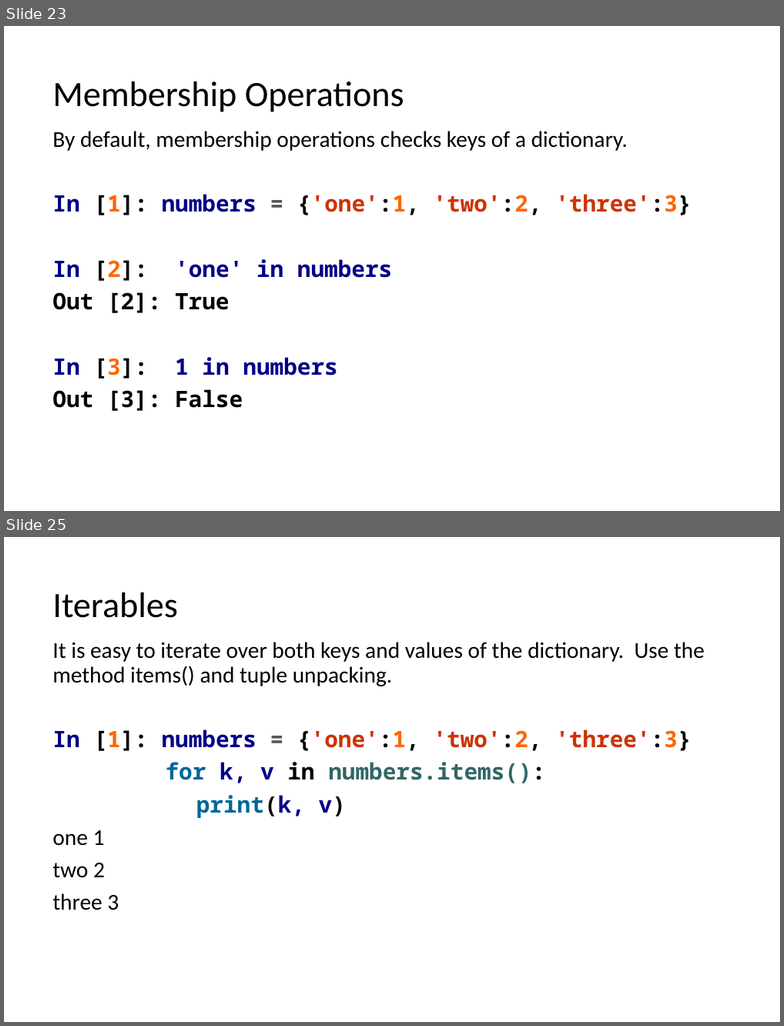
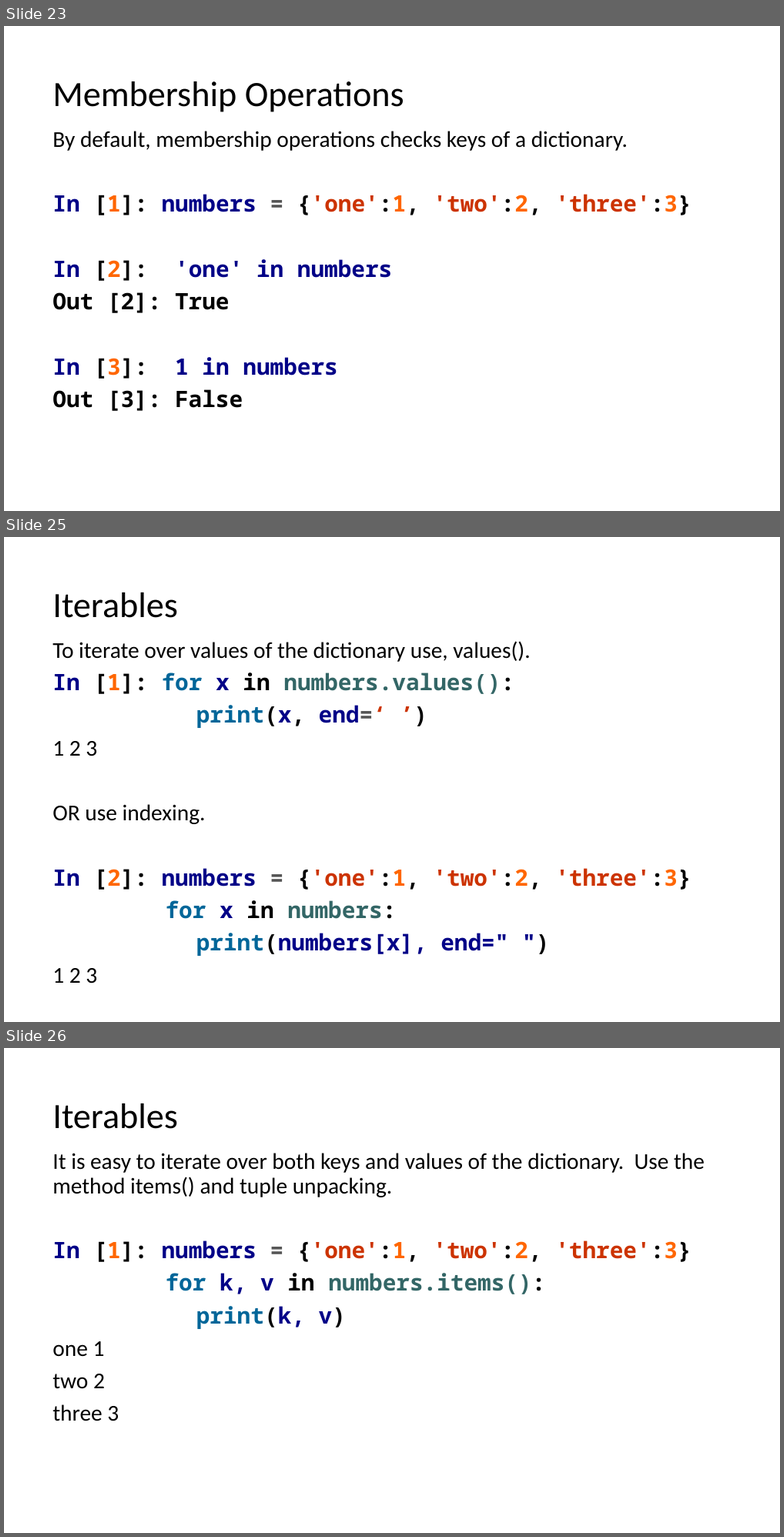
Before and after one commit to LongBaoNguyen/longbaonguyen.github.io, a slide deck: courses/apcsp/lect7.pptx. Shown one above the other, each under a label of ours: slides 23 and 25 before the commit, slides 23, 25 and 26 after it; the slides between them are not shown. The pictures are 784x1026 and 784x1537 pixels, drawn with LibreOffice and Linux fonts; fonts in the diff are those of the drawing. Boxes give left, top, right and bottom in pixels: in the first picture for what was removed or moved away, otherwise in the second. Text is boxed around its words. In the diff, an @@ line names an element or a change of style, - is before the commit and + after.

```diff
--- a/courses/apcsp/lect7.pptx
+++ b/courses/apcsp/lect7.pptx
@@ slide 25 added at <box>4,537,780,1022</box>, background #FFFFFF @@
@@ title added at <box>53,592,178,618</box>, 33 pt, text #000000 @@
+Iterables
@@ text added at <box>53,641,691,984</box>, 21 pt, text #000000, bold @@
+To iterate over values of the dictionary use, values().
+In [1]: for x in numbers.values():
+print(x, end=‘ ’)
+1 2 3
+OR use indexing.
+In [2]: numbers = {'one':1, 'two':2, 'three':3}
+for x in numbers:
+print(numbers[x], end=" ")
+1 2 3
@@ what was slide 25 is now slide 26 @@
```
Also in this commit, not shown: 1 slide changed, 3 other files.
